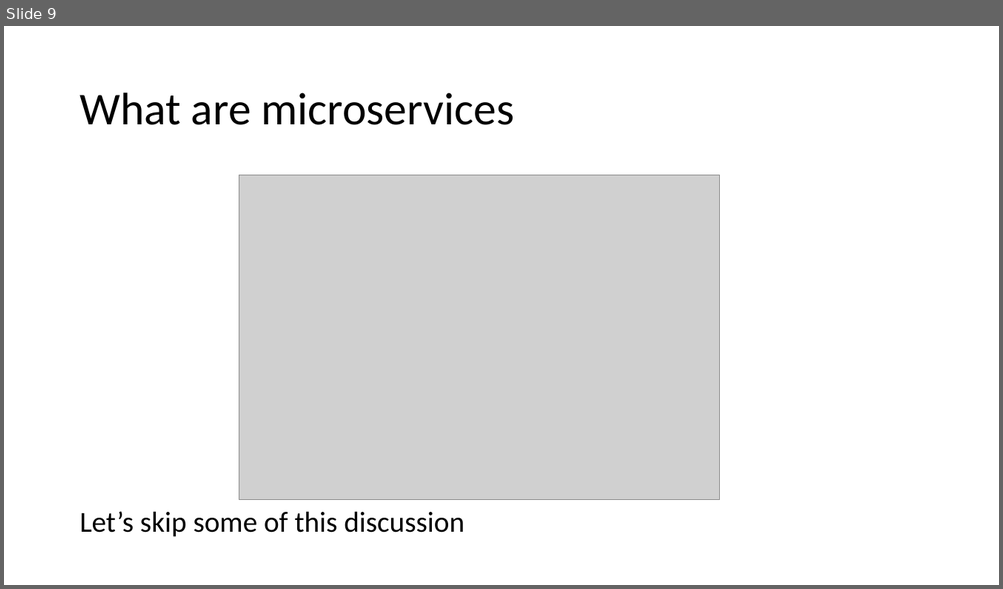
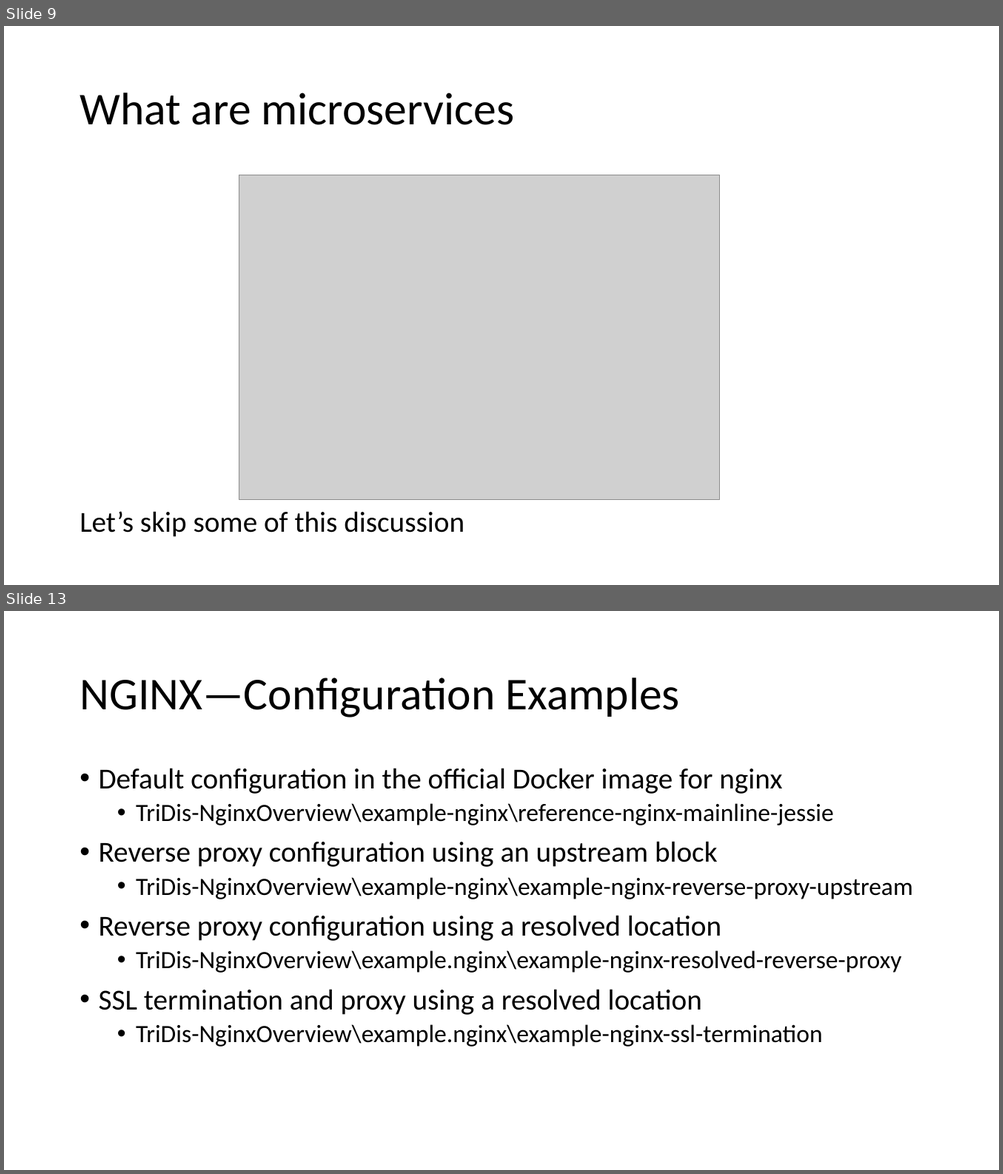
Before and after one commit to abhishekmansukhani/TriDis-NginxOverview, a slide deck: presentation/presentation.pptx. Shown one above the other, each under a label of ours: slide 9 before the commit, slides 9 and 13 after it; the slides between them are not shown. The pictures are 1003x589 and 1003x1174 pixels, drawn with LibreOffice and Linux fonts; fonts in the diff are those of the drawing; grey boxes stand for pictures. Boxes give left, top, right and bottom in pixels: in the first picture for what was removed or moved away, otherwise in the second. Text is boxed around its words. In the diff, an @@ line names an element or a change of style, - is before the commit and + after.

```diff
--- a/presentation/presentation.pptx
+++ b/presentation/presentation.pptx
@@ slide 13 added at (4,611,999,1170), background #FFFFFF @@
@@ title added at (79,678,679,718), 44 pt, text #000000 @@
+NGINX—Configuration Examples
@@ text added at (99,768,913,1047), 24 pt, text #000000 @@
+• Default configuration in the official Docker image for nginx
+  • TriDis-NginxOverview\example-nginx\reference-nginx-mainline-jessie
+• Reverse proxy configuration using an upstream block
+  • TriDis-NginxOverview\example-nginx\example-nginx-reverse-proxy-upstream
+• Reverse proxy configuration using a resolved location
+  • TriDis-NginxOverview\example.nginx\example-nginx-resolved-reverse-proxy
+• SSL termination and proxy using a resolved location
+  • TriDis-NginxOverview\example.nginx\example-nginx-ssl-termination
```
Also in this commit, not shown: 10 slides changed, 1 other slide added, 1 slide removed, 43 other files.
